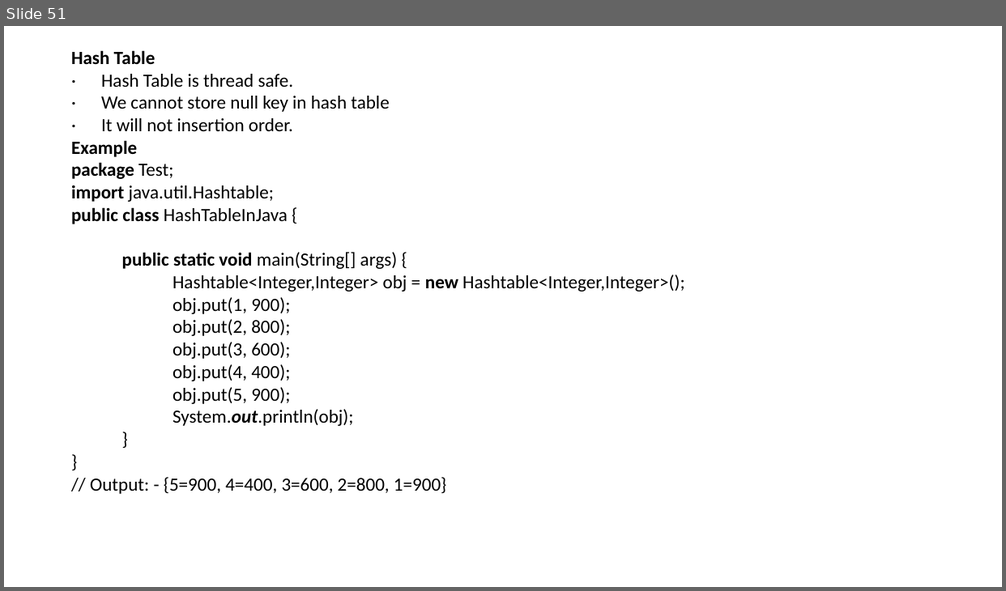
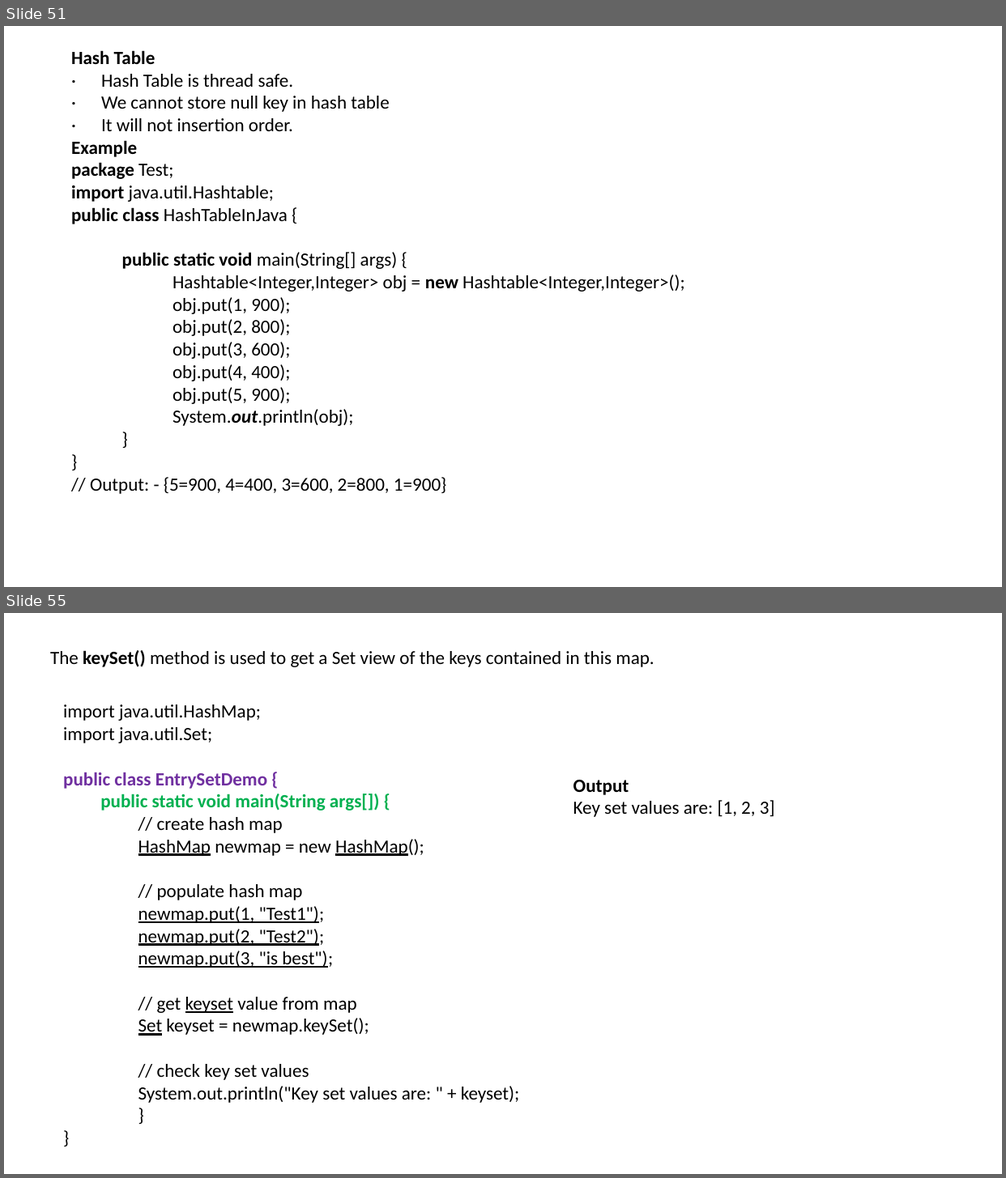
Before and after one commit to LearnByBhanuPratap/seleniumBasic, a slide deck: src/main/java/Core Java.pptx. Shown one above the other, each under a label of ours: slide 51 before the commit, slides 51 and 55 after it; the slides between them are not shown. The pictures are 1006x591 and 1006x1178 pixels, drawn with LibreOffice and Linux fonts; fonts in the diff are those of the drawing. Boxes give left, top, right and bottom in pixels: in the first picture for what was removed or moved away, otherwise in the second. Text is boxed around its words. In the diff, an @@ line names an element or a change of style, - is before the commit and + after.

Commit message:
adding core Java

```diff
--- a/src/main/java/Core Java.pptx
+++ b/src/main/java/Core Java.pptx
@@ slide 55 added at <box>4,613,1002,1174</box>, background #FFFFFF @@
@@ text added at <box>50,650,654,667</box>, 18 pt, text #000000 @@
+The keySet() method is used to get a Set view of the keys contained in this map.
@@ text added at <box>63,705,520,1103</box>, 18 pt, text #000000 @@
+import java.util.HashMap;
+import java.util.Set;
+public class EntrySetDemo {
+  public static void main(String args[]) {
+    // create hash map
+    HashMap newmap = new HashMap();
+    // populate hash map
+    newmap.put(1, "Test1");
+    newmap.put(2, "Test2");
+    newmap.put(3, "is best");
+    // get keyset value from map
+    Set keyset = newmap.keySet();
+    // check key set values
+    System.out.println("Key set values are: " + keyset);
+    }
+}
@@ text added at <box>573,780,775,817</box>, 18 pt, text #000000 @@
+Output
+Key set values are: [1, 2, 3]
```
Also in this commit, not shown: 17 other slides added.
